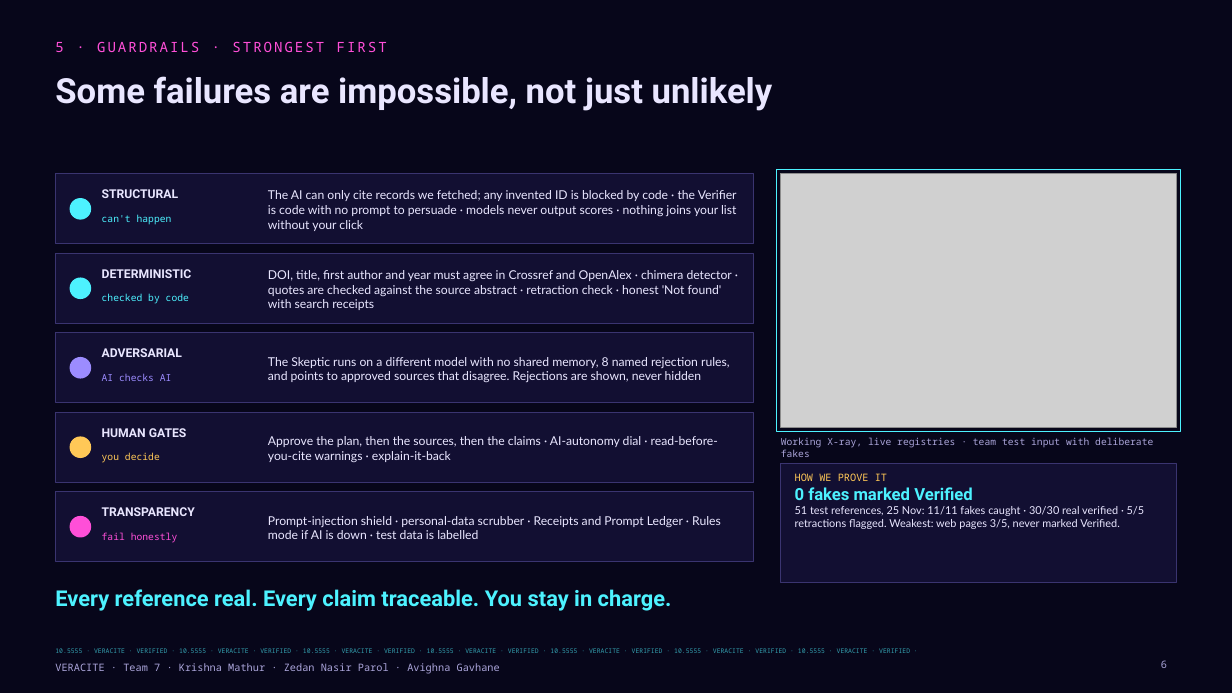
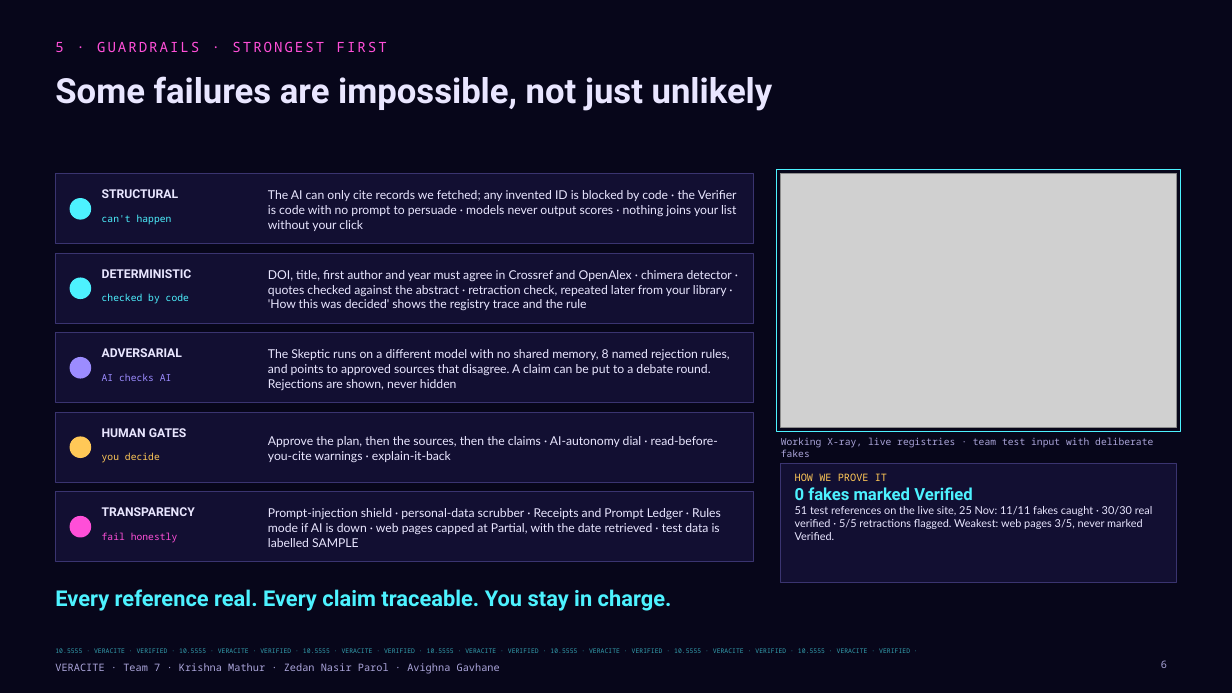
Before and after one commit to krish2105/veracite, a slide deck: slide 6 of submissions/phase1/Team7_Veracite_Phase1_Deck.pptx. Drawn at 1232x693 pixels with LibreOffice and Linux fonts; fonts in the diff are those of the drawing; grey boxes stand for pictures. Boxes give left, top, right and bottom in pixels: in the first picture for what was removed or moved away, otherwise in the second. Text is boxed around its words. In the diff, an @@ line names an element or a change of style, - is before the commit and + after.

Commit message:
K46: deck brought up to date with the live site, and a 3-person demo script
Deck (6 slides, same layout): workflow side doors (chatbot answer, PDF,
.bib/.ris import, saved web pages, re-check), five CSL citation styles,
open API + MCP server, PDFs read in the browser, free full-text links,
How this was decided, debate round, web pages capped at Partial.
PPTX + PDF rebuilt with brand fonts; validate.py passes.

Demo script: 11-page A4 PDF with the full walkthrough (clicks, lines,
why it matters, what to do if it fails or runs long), the AI-off
version, handovers, Q&A owners, a plain-words explainer and one cue
card per person. Source in submissions/phase2/demo-script/.

Prompt log rows 69-81 corrected to their commit times; row 82 added.

```diff
--- a/submissions/phase1/Team7_Veracite_Phase1_Deck.pptx
+++ b/submissions/phase1/Team7_Veracite_Phase1_Deck.pptx
@@ text at <box>268,270,732,310</box>: text changed @@
-DOI, title, first author and year must agree in Crossref and OpenAlex · chimera detector · quotes are checked against the source abstract · retraction check · honest 'Not found' with search receipts
+DOI, title, first author and year must agree in Crossref and OpenAlex · chimera detector · quotes checked against the abstract · retraction check, repeated later from your library · 'How this was decided' shows the registry trace and the rule
@@ text at <box>268,349,730,390</box>: text changed @@
-The Skeptic runs on a different model with no shared memory, 8 named rejection rules, and points to approved sources that disagree. Rejections are shown, never hidden
+The Skeptic runs on a different model with no shared memory, 8 named rejection rules, and points to approved sources that disagree. A claim can be put to a debate round. Rejections are shown, never hidden
@@ text at <box>268,508,721,547</box>: text changed @@
-Prompt-injection shield · personal-data scrubber · Receipts and Prompt Ledger · Rules mode if AI is down · test data is labelled
+Prompt-injection shield · personal-data scrubber · Receipts and Prompt Ledger · Rules mode if AI is down · web pages capped at Partial, with the date retrieved · test data is labelled SAMPLE
@@ text at <box>795,506,1153,540</box>: text changed @@
-51 test references, 25 Nov: 11/11 fakes caught · 30/30 real verified · 5/5 retractions flagged. Weakest: web pages 3/5, never marked Verified.
+51 test references on the live site, 25 Nov: 11/11 fakes caught · 30/30 real verified · 5/5 retractions flagged. Weakest: web pages 3/5, never marked Verified.
```
Also in this commit, not shown: 5 other slides changed, 7 other files.
